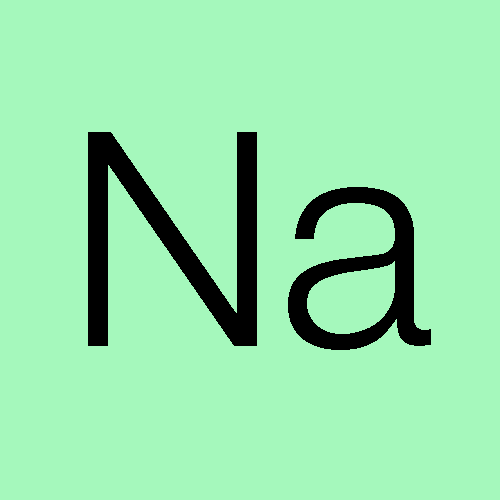
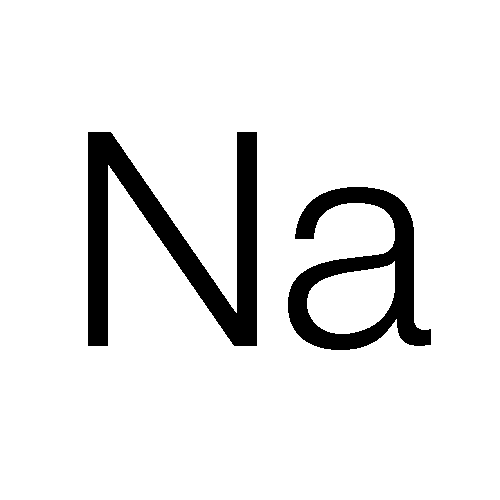
The second 500×500 image is a revision of the first. Changes to its layers:
hid "Layer 0" over [0, 0, 500, 500]
